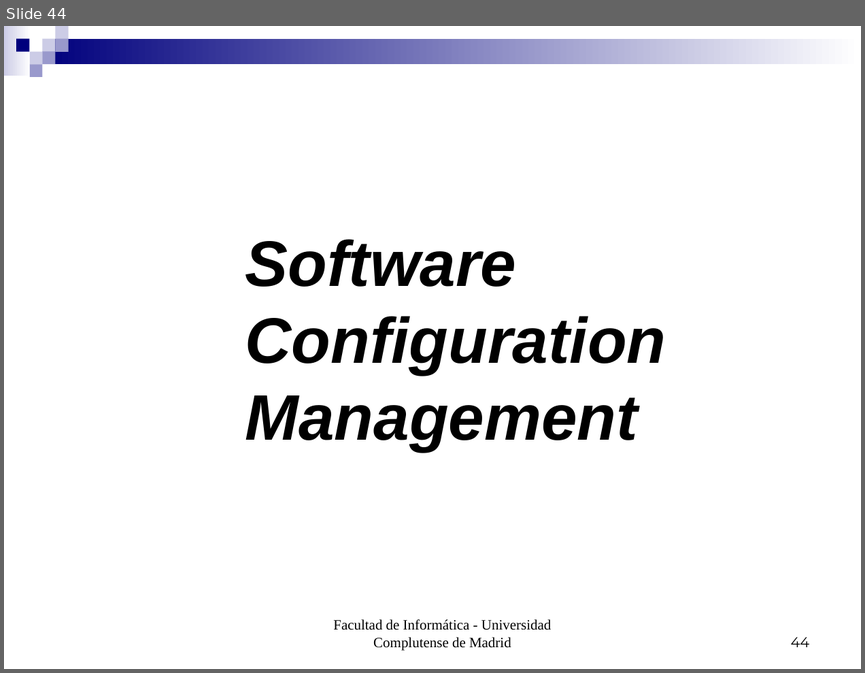
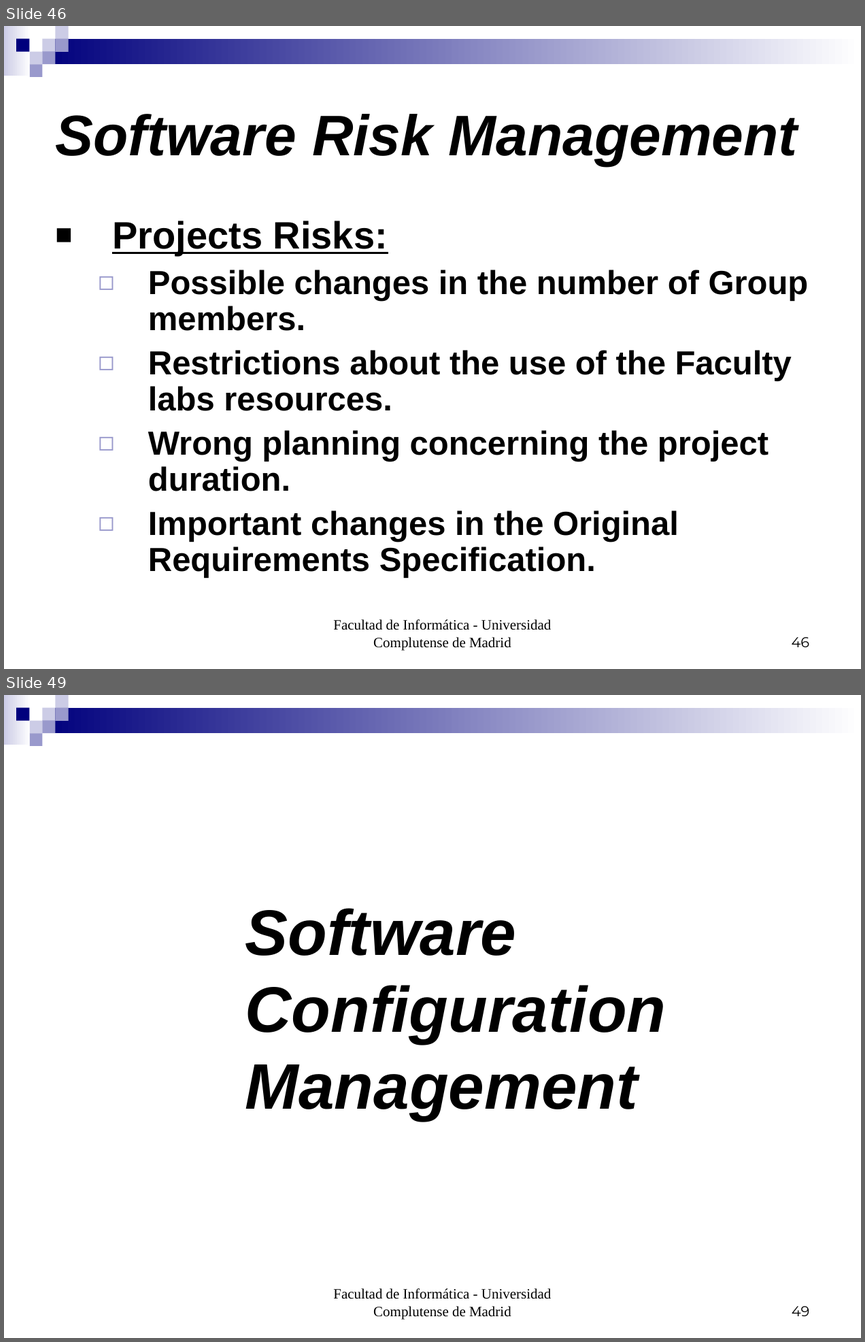
Before and after one commit to munsuri/egorilla, a slide deck: doc/PresentacionIS.ppt. Shown one above the other, each under a label of ours: slide 44 before the commit, slides 46 and 49 after it; the slides between them are not shown. The pictures are 865x673 and 865x1342 pixels, drawn with LibreOffice and Linux fonts; fonts in the diff are those of the drawing. Boxes give left, top, right and bottom in pixels: in the first picture for what was removed or moved away, otherwise in the second. Text is boxed around its words. In the diff, an @@ line names an element or a change of style, - is before the commit and + after.

```diff
--- a/doc/PresentacionIS.ppt
+++ b/doc/PresentacionIS.ppt
@@ slide 46 added at [4,26,861,669], background #FFFFFF; not listed: 9 template elements that a slide beside it also shows @@
@@ title added at [55,114,798,166], 48 pt, text #000000, bold, italic @@
+Software Risk Management
@@ text added at [112,220,808,577], 28 pt, text #000000, bold @@
+■ Projects Risks:
+  ◻ Possible changes in the number of Group members.
+  ◻ Restrictions about the use of the Faculty labs resources.
+  ◻ Wrong planning concerning the project duration.
+  ◻ Important changes in the Original Requirements Specification.
@@ text added at [333,619,551,650], 12 pt, text #000000 @@
+Facultad de Informática - Universidad Complutense de Madrid
@@ page number added at [791,637,810,647], 12 pt, text #000000 @@
+46
@@ what was slide 44 is now slide 49 @@
@@ page number at [791,1306,809,1316]: text changed @@
-44
+49
```
Also in this commit, not shown: 1 slide changed, 4 other slides added.
